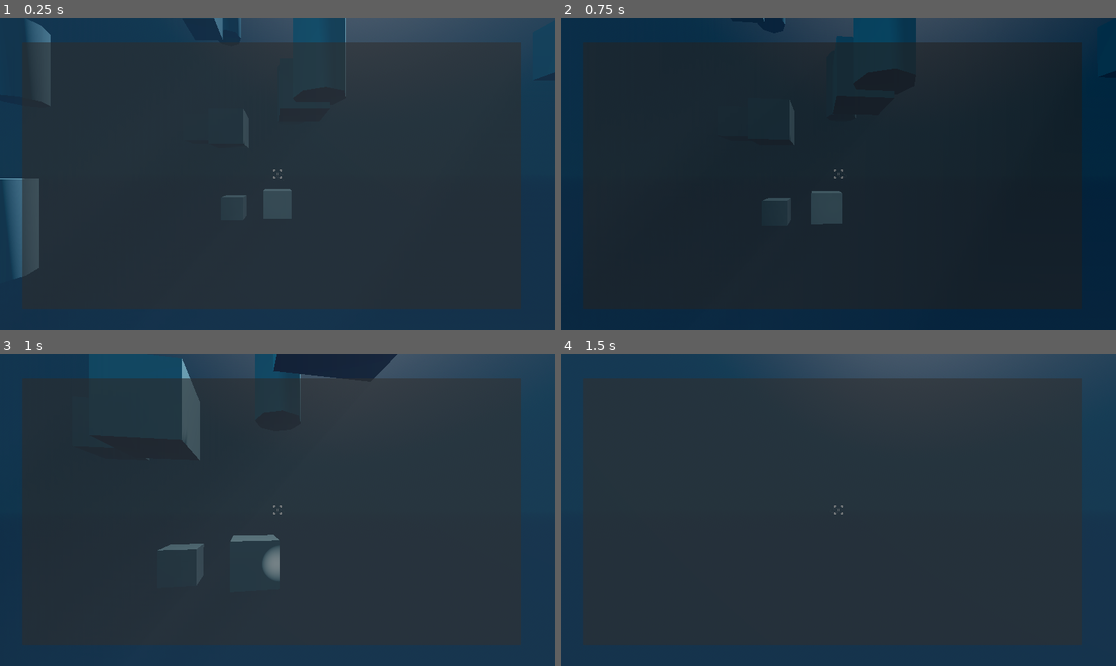
Above: before the commit, frames 1-4 (two rows, left to right).
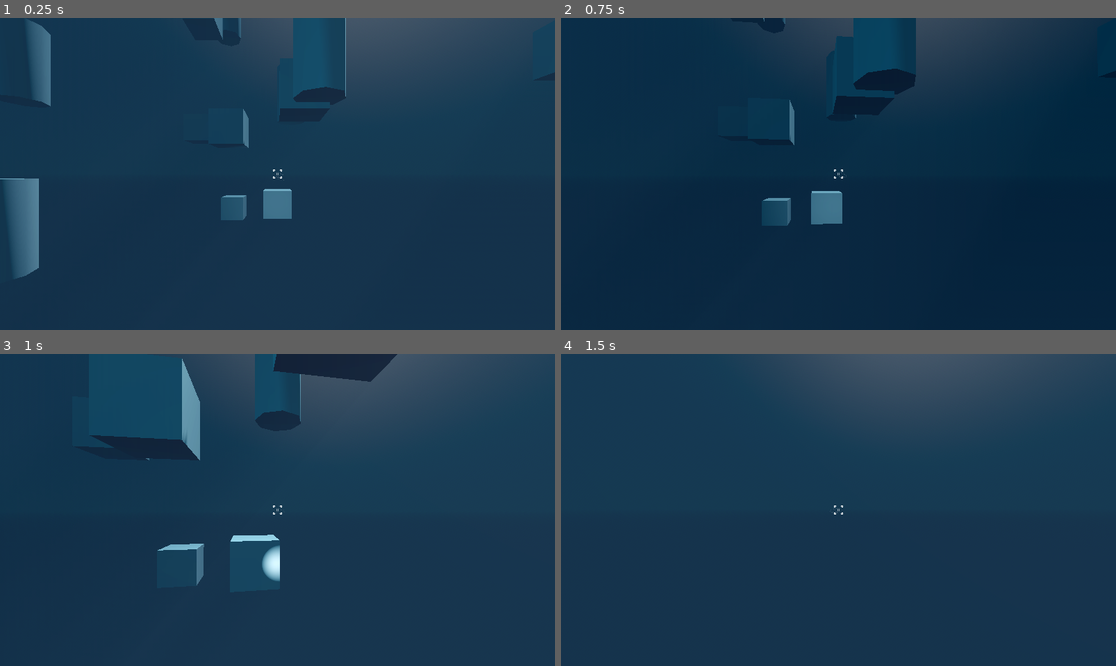
Above: after the commit, the same moments.

Repository: cogwerkz/ldjam57-depths
Game: Godot game, scene res://arena/Game.tscn
Two runs of this game, one before a commit and one after it. Both use one fixed random seed, a clock stepped at 60 frames per second and the inputs below.
Inputs (mouse positions are in pixels of both pictures, inside the frame that each line leads up to):
- Up to frame 1 (0.25 s): no input
- Up to frame 2 (0.75 s): tap Enter at 0.5 s; move the mouse to (866, 174) at 0.52 s; hold W (throttle_forward) from 0.53 s (still down); hold Shift (throttle_overdrive) from 0.53 s (still down)
- Up to frame 3 (1 s): keep holding W (throttle_forward); keep holding Shift (throttle_overdrive)
- Up to frame 4 (1.5 s): keep holding W (throttle_forward); move the mouse to (810, 510) at 1.27 s; release Shift (throttle_overdrive) at 1.28 s; tap Shift (throttle_overdrive) at 1.35 s

The runs differ from the first frame. In frame 1, 11% of the frame differs, in the area x 4-94%, y 7-83%; in frame 2, 9.6%; in frame 3, 14%, in the area x 13-94%, y 7-77%; in frame 4, 5.9%.

Commit message:
fix: bad merge

Diff:
--- a/entity/player/PlayerSubmarine.tscn
+++ b/entity/player/PlayerSubmarine.tscn
@@ -51,10 +51,3 @@
 offset_bottom = 32.0
 pivot_offset = Vector2(16, 16)
 texture = ExtResource("3_f1t2n")
-
-[node name="Panel" type="Panel" parent="Camera3D/Gui"]
-layout_mode = 0
-offset_left = 76.0
-offset_top = 84.0
-offset_right = 1803.0
-offset_bottom = 1007.0
Not shown: 1 places in entity/player/PlayerSubmarine.tscn that only renumber resources
